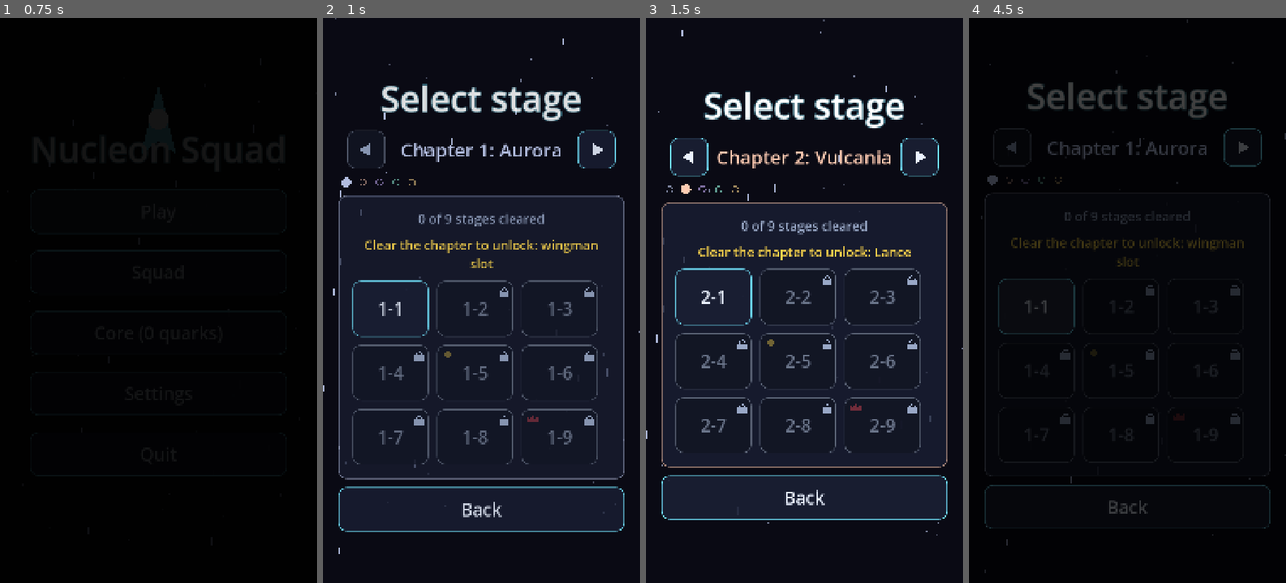
Above: before the commit, frames 1-4 (left to right).
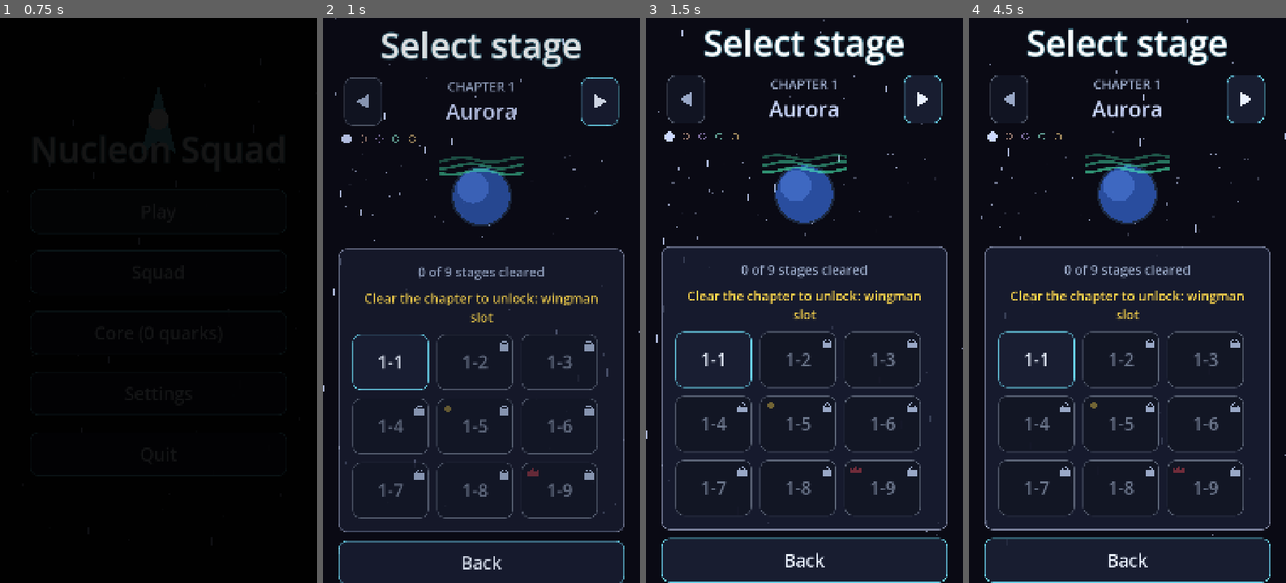
Above: after the commit, the same moments.

Repository: GDPonsoni/Nucleon-Squad-3D
Game: Godot game, scene res://scenes/menu.tscn
The game is run twice, just before and just after one commit, with the same random seed, the same clock (stepped at 60 frames per second) and the same inputs.
Inputs (mouse positions are in pixels of both pictures, inside the frame that each line leads up to):
- Up to frame 1 (0.75 s): click "Play" at 0.5 s
- Up to frame 2 (1 s): no input
- Up to frame 3 (1.5 s): click (918, 147) at 1.27 s
- Up to frame 4 (4.5 s): click (1013, 159) at 2.02 s; click (1244, 97) at 2.77 s; click (1010, 108) at 3.52 s; click (1035, 306) at 4.27 s

Frame 1 is identical in both runs. In frame 2, 23% of the frame differs, in the area x 4-96%, y 2-100%; in frame 3, 32%; in frame 4, 56%, in the area x 3-100%, y 0-100%.

Commit message:
feat(ui): ilustração e gesto por capítulo, vibração e revisão de interface
O seletor ganha uma ilustração animada por capítulo (desenhada por
código), troca de capítulo deslizando o dedo, com animação e vibração
leve, e o nome do capítulo em duas linhas com fonte que encolhe para
caber (o capítulo 4 estourava a tela). Botões afundam ao toque.
Vibração em hit, perda de nave, troca de nave, nível de arma, especial,
chefe destruído e fase concluída, com durações em Params.

As animações de interface ignoram a câmera lenta (a tela de resultado
entrava 3x mais devagar). Os testes headless passam a usar a tela do
S24 em pé (antes era um quadrado de 1920) e o teste de fumaça acusa
qualquer elemento fora da tela, em todas as telas, capítulos e idiomas.

Co-Authored-By: Claude Opus 5.5 <noreply@anthropic.com>

Diff:
--- a/data/i18n/strings.csv
+++ b/data/i18n/strings.csv
@@ -115,7 +115,7 @@
 MINI_5_NAME,Flare,Labareda
 BOSS_5_NAME,Corona,Corona
 PLANET_5_NAME,Eclipse,Eclipse
-STAGE_CHAPTER,Chapter %d: %s,Capítulo %d: %s
+STAGE_CHAPTER,Chapter %d,Capítulo %d
 STAGE_PROGRESS,%d of %d stages cleared,%d de %d fases concluídas
 STAGE_REWARD,Clear the chapter to unlock: %s,Conclua o capítulo para liberar: %s
 STAGE_REWARD_DONE,Chapter reward unlocked: %s,Recompensa do capítulo liberada: %s
--- a/scripts/core/audio.gd
+++ b/scripts/core/audio.gd
@@ -143,7 +143,7 @@
 		play(&"enemy_explode_small")
 
 
-## Vibração curta do aparelho (se ligada nas configurações).
-func vibrate() -> void:
+## Vibração do aparelho (se ligada nas configurações). ms = duração; mais longa = mais forte.
+func vibrate(ms: int = Params.vibration_ms) -> void:
 	if bool(SaveGame.setting("vibration")):
-		Input.vibrate_handheld(Params.vibration_ms)
+		Input.vibrate_handheld(ms)
--- a/scripts/core/game.gd
+++ b/scripts/core/game.gd
@@ -196,6 +196,7 @@
 	_match_over = true
 	pause_menu.disable()
 	Audio.play(&"stage_clear")
+	Audio.vibrate(Params.haptic_stage_clear_ms)
 	var stage: StageData = Session.stage()
 	var first_time: bool = not SaveGame.is_completed(stage.id)
 	var chapter_cleared_before: bool = SaveGame.is_chapter_cleared(Session.planet_index)
@@ -269,6 +270,7 @@
 func _on_boss_killed(killed: Enemy) -> void:
 	state.add_kill(killed.points())
 	Audio.play(&"boss_explode")
+	Audio.vibrate(Params.haptic_boss_kill_ms)
 	context.boss = null
 	hud.set_boss(null, "")
 	for item in enemy_bullets.active.duplicate():
@@ -291,6 +293,7 @@
 
 func _on_body_chosen(index: int) -> void:
 	Audio.play(&"ship_switch")
+	Audio.vibrate(Params.haptic_tick_ms)
 	switcher.forced = false
 	time_controller.forced_slow = false
 	_switch_to(index, Params.switch_invulnerability_seconds)
@@ -318,6 +321,7 @@
 		return
 	state.use_special()
 	Audio.play(&"special_fire")
+	Audio.vibrate(Params.haptic_special_ms)
 	SpecialAttack.trigger(player.body.weapon, player, context, self)
 
 
@@ -333,11 +337,13 @@
 		player.weapon.set_level(state.weapon_levels[state.current])
 		player.pulse_level_up()
 		Audio.play(&"weapon_levelup")
+		Audio.vibrate(Params.haptic_level_up_ms)
 
 
 ## Corpo destruído: explode, o núcleo racha e o jogador escolhe outro corpo vivo.
 func _on_body_destroyed(index: int) -> void:
 	Audio.play(&"body_break")
+	Audio.vibrate(Params.haptic_body_break_ms)
 	Audio.play(&"core_crack")
 	_explode(player.position, Params.ship_size.y * 0.5, state.bodies[index].color)
 	player.clear_body()
--- a/scripts/core/params.gd
+++ b/scripts/core/params.gd
@@ -24,7 +24,20 @@
 	"master": 1.0, "music": 0.7, "sfx": 0.8, "vibration": true, "reduced_effects": false, "language": "auto",
 }
 var languages: PackedStringArray = ["auto", "pt_BR", "en"]
-var vibration_ms: int = 60
+var vibration_ms: int = 60  # levar hit
+var haptic_tick_ms: int = 12  # toque leve: trocar de capítulo, trocar de nave
+var haptic_level_up_ms: int = 25
+var haptic_special_ms: int = 40
+var haptic_body_break_ms: int = 160
+var haptic_boss_kill_ms: int = 220
+var haptic_stage_clear_ms: int = 90
+var button_press_scale: float = 0.94  # botão afunda ao tocar
+var button_press_seconds: float = 0.06
+var swipe_min_distance: float = 140.0  # gesto para trocar de capítulo
+var swipe_max_seconds: float = 0.6
+var stage_slide_offset: float = 260.0  # animação ao trocar de capítulo
+var stage_slide_seconds: float = 0.28
+var chapter_art_size: Vector2 = Vector2(900.0, 300.0)
 var reduced_explosion_shards: int = 5
 var reduced_slowmo_intensity: float = 0.45
 var settings_slider_width: float = 900.0
@@ -66,8 +79,8 @@
 var squad_button_size: Vector2 = Vector2(420.0, 140.0)
 var stage_button_size: Vector2 = Vector2(260.0, 190.0)
 var stage_grid_columns: int = 3  # fases por linha no seletor (9 fases = 3 x 3)
-var stage_chapter_font_size: int = 64
-var stage_chapter_name_width: float = 600.0
+var stage_chapter_font_size: int = 72
+var stage_chapter_name_width: float = 620.0  # o nome encolhe para caber
 var stage_arrow_size: float = 130.0
 var stage_dot_spacing: float = 56.0  # bolinhas indicando o capítulo aberto
 var stage_dot_radius: float = 11.0
--- a/scripts/tools/simulate_stages.gd
+++ b/scripts/tools/simulate_stages.gd
@@ -10,6 +10,8 @@
 func _process(_delta: float) -> bool:
 	if not _started:
 		_started = true
+		# Headless abre uma tela quadrada de 1920; usa a proporção do Galaxy S24 (em pé)
+		root.size = Vector2i(1080, 2340)
 		var runner: Node = load("res://scripts/tools/stage_simulator.gd").new()
 		runner.process_mode = Node.PROCESS_MODE_ALWAYS
 		root.add_child(runner)
--- /dev/null
+++ b/scripts/ui/chapter_art.gd
@@ -0,0 +1,104 @@
+class_name ChapterArt
+extends Control
+## Ilustração animada de cada capítulo, desenhada por código (placeholder até a arte final):
+## Aurora (planeta com auroras), Vulcânia (planeta de lava), Abismo (vórtice violeta),
+## Singularidade (buraco negro com disco) e Eclipse (disco escuro com coroa dourada).
+
+var chapter: int = 0
+var planet: PlanetData
+var _clock: float = 0.0
+var _stars := PackedVector2Array()
+
+
+func _ready() -> void:
+	mouse_filter = Control.MOUSE_FILTER_IGNORE
+	custom_minimum_size = Vector2(Params.chapter_art_size.x, Params.chapter_art_size.y)
+	var rng := RandomNumberGenerator.new()
+	rng.seed = chapter + 7
+	for i in 40:
+		_stars.append(Vector2(rng.randf(), rng.randf()))
+
+
+func _process(delta: float) -> void:
+	_clock += delta
+	queue_redraw()
+
+
+func _draw() -> void:
+	var c: Vector2 = size * 0.5
+	var r: float = minf(size.x, size.y) * 0.32
+	var tint: Color = planet.star_color if planet != null else Color.WHITE
+	for i in _stars.size():
+		var twinkle: float = 0.35 + 0.35 * sin(_clock * 2.0 + i)
+		draw_circle(Vector2(_stars[i].x * size.x, _stars[i].y * size.y), 2.0 + (i % 3), Color(tint, twinkle))
+	match chapter:
+		0: _aurora(c, r)
+		1: _volcanic(c, r)
+		2: _abyss(c, r)
+		3: _singularity(c, r)
+		_: _eclipse(c, r)
+
+
+func _aurora(c: Vector2, r: float) -> void:
+	draw_circle(c, r * 1.08, Color(0.4, 0.7, 1.0, 0.18))
+	draw_circle(c, r, Color(0.16, 0.3, 0.62))
+	draw_circle(c + Vector2(-r * 0.3, -r * 0.3), r * 0.55, Color(0.3, 0.48, 0.85, 0.6))
+	for band in 3:
+		var points := PackedVector2Array()
+		for i in 25:
+			var t: float = float(i) / 24.0
+			var x: float = c.x - r * 1.5 + t * r * 3.0
+			var y: float = c.y - r * (0.85 + band * 0.22) + sin(t * 9.0 + _clock * 1.6 + band) * r * 0.08
+			points.append(Vector2(x, y))
+		draw_polyline(points, Color(0.3, 1.0, 0.75, 0.55 - band * 0.12), r * 0.09, true)
+
+
+func _volcanic(c: Vector2, r: float) -> void:
+	var glow: float = 0.5 + 0.5 * sin(_clock * 2.2)
+	draw_circle(c, r * 1.12, Color(1.0, 0.4, 0.2, 0.12 + 0.08 * glow))
+	draw_circle(c, r, Color(0.35, 0.08, 0.06))
+	for i in 6:
+		var a: float = TAU * i / 6.0 + 0.4
+		var mid: Vector2 = c + Vector2.from_angle(a) * r * 0.45 + Vector2.from_angle(a + 1.3) * r * 0.15
+		draw_polyline(PackedVector2Array([c + Vector2.from_angle(a) * r * 0.1, mid, c + Vector2.from_angle(a + 0.25) * r * 0.92]),
+			Color(1.0, 0.55 + 0.2 * glow, 0.15), r * 0.06)
+	for i in 5:
+		var t: float = fmod(_clock * 0.6 + i * 0.2, 1.0)
+		var a: float = -PI * 0.5 + (i - 2) * 0.35
+		draw_circle(c + Vector2.from_angle(a) * r * (1.0 + t * 0.5), r * 0.05 * (1.0 - t), Color(1.0, 0.6, 0.2, 1.0 - t))
+
+
+func _abyss(c: Vector2, r: float) -> void:
+	for i in 7:
+		var k: float = 1.0 - i / 7.0
+		var spin: float = _clock * (0.4 + i * 0.15)
+		var points := PackedVector2Array()
+		for j in 49:
+			var a: float = TAU * j / 48.0
+			points.append(c + Vector2(cos(a + spin) * r * 1.4 * k, sin(a + spin) * r * 0.75 * k))
+		draw_polyline(points, Color(0.65, 0.4, 1.0, 0.15 + 0.1 * i), 3.0 + i)
+	draw_circle(c, r * 0.22, Color(0.02, 0.0, 0.05))
+
+
+func _singularity(c: Vector2, r: float) -> void:
+	draw_circle(c, r * 1.25, Color(0.4, 1.0, 0.9, 0.06))
+	var points := PackedVector2Array()
+	for j in 65:
+		var a: float = TAU * j / 64.0
+		points.append(c + Vector2(cos(a) * r * 1.5, sin(a) * r * 0.32))
+	var pulse: float = 0.6 + 0.4 * sin(_clock * 3.0)
+	draw_polyline(points, Color(0.5, 1.0, 0.9, 0.5 * pulse), r * 0.16)
+	draw_polyline(points, Color(1.0, 1.0, 1.0, 0.7 * pulse), r * 0.04)
+	draw_circle(c, r * 0.62, Color(0.0, 0.0, 0.0))
+	draw_arc(c, r * 0.66, 0.0, TAU, 48, Color(0.6, 1.0, 0.95, 0.8), 3.0)
+	# Parte de trás do disco passa por cima do buraco (lente gravitacional)
+	draw_arc(c, r * 0.8, PI * 1.08, PI * 1.92, 32, Color(0.5, 1.0, 0.9, 0.45 * pulse), r * 0.08)
+
+
+func _eclipse(c: Vector2, r: float) -> void:
+	for i in 16:
+		var a: float = TAU * i / 16.0 + _clock * 0.25
+		var length: float = r * (1.25 + 0.2 * sin(_clock * 2.0 + i * 1.7))
+		draw_line(c + Vector2.from_angle(a) * r * 0.95, c + Vector2.from_angle(a) * length, Color(1.0, 0.75, 0.3, 0.6), r * 0.07)
+	draw_circle(c, r * 1.05, Color(1.0, 0.85, 0.5, 0.9))
+	draw_circle(c, r * 0.98, Color(0.04, 0.02, 0.01))
--- a/scripts/ui/stage_select.gd
+++ b/scripts/ui/stage_select.gd
@@ -3,11 +3,15 @@
 ## Cada página mostra o nome do capítulo, o progresso, a recompensa por concluí-lo e as
 ## fases numa grade (chefe intermediário e chefe marcados). Fases travadas aparecem
 ## desativadas com cadeado; concluídas, com o recorde.
+## Deslizar o dedo para o lado também troca de capítulo (com animação e vibração curta).
 ## Em build de debug, tocar várias vezes no título libera todas as fases.
 
 var _chapter: int = 0
 var _page: Control
 var _title_taps: int = 0
+var _swipe_start := Vector2.ZERO
+var _swipe_usec: int = -1
+var _slide_from: int = 0  # direção da animação ao trocar de capítulo
 
 
 func _ready() -> void:
@@ -49,6 +53,10 @@
 	column.add_child(title)
 	column.add_child(_chapter_header())
 	column.add_child(_chapter_dots())
+	var art := ChapterArt.new()
+	art.chapter = _chapter
+	art.planet = Session.campaign.planets[_chapter]
+	column.add_child(art)
 	column.add_child(_chapter_panel(_chapter, Session.campaign.planets[_chapter]))
 
 	var back_button := UiFactory.make_button("MENU_BACK")
@@ -64,14 +72,22 @@
 	var previous := _arrow_button(-1)
 	row.add_child(previous)
 	var planet: PlanetData = Session.campaign.planets[_chapter]
+	var names := VBoxContainer.new()
+	names.alignment = BoxContainer.ALIGNMENT_CENTER
+	names.custom_minimum_size.x = Params.stage_chapter_name_width
+	row.add_child(names)
+	var number := UiFactory.make_subtitle("")
+	number.text = (tr("STAGE_CHAPTER") % (_chapter + 1)).to_upper()
+	number.auto_translate_mode = Node.AUTO_TRANSLATE_MODE_DISABLED
+	names.add_child(number)
 	var name_label := Label.new()
-	name_label.text = tr("STAGE_CHAPTER") % [_chapter + 1, tr(planet.name_key)]
+	name_label.text = tr(planet.name_key)
 	name_label.auto_translate_mode = Node.AUTO_TRANSLATE_MODE_DISABLED
 	name_label.horizontal_alignment = HORIZONTAL_ALIGNMENT_CENTER
-	name_label.custom_minimum_size.x = Params.stage_chapter_name_width
 	name_label.add_theme_color_override("font_color", planet.star_color)
-	name_label.add_theme_font_size_override("font_size", Params.stage_chapter_font_size)
-	row.add_child(name_label)
+	name_label.add_theme_font_size_override("font_size", UiFactory.fit_font_size(name_label.text,
+		Params.stage_chapter_name_width, Params.stage_chapter_font_size))
+	names.add_child(name_label)
 	row.add_child(_arrow_button(1))
 	return row
 
@@ -116,9 +132,19 @@
 func _show_chapter(chapter: int) -> void:
 	if chapter < 0 or chapter >= Session.campaign.planets.size():
 		return
+	if chapter == _chapter:
+		return
+	_slide_from = 1 if chapter > _chapter else -1
 	_chapter = chapter
 	Session.browsed_chapter = chapter
 	_build()
+	Audio.vibrate(Params.haptic_tick_ms)
+	# Entra deslizando do lado para onde o dedo foi
+	_page.modulate.a = 0.0
+	_page.position.x = _slide_from * Params.stage_slide_offset
+	var tween := _page.create_tween().set_parallel().set_ease(Tween.EASE_OUT).set_trans(Tween.TRANS_CUBIC)
+	tween.tween_property(_page, "position:x", 0.0, Params.stage_slide_seconds)
+	tween.tween_property(_page, "modulate:a", 1.0, Params.stage_slide_seconds)
 
 
 func _chapter_panel(planet_index: int, planet: PlanetData) -> PanelContainer:
@@ -263,6 +289,25 @@
 		_go_back()
 
 
+## Gesto: deslizar rápido na horizontal troca de capítulo (esquerda = próximo).
+func _input(event: InputEvent) -> void:
+	var touch := event as InputEventScreenTouch
+	if touch == null:
+		return
+	if touch.pressed:
+		_swipe_start = touch.position
+		_swipe_usec = Time.get_ticks_usec()
+		return
+	if _swipe_usec < 0:
+		return
+	var moved: Vector2 = touch.position - _swipe_start
+	var seconds: float = (Time.get_ticks_usec() - _swipe_usec) / 1_000_000.0
+	_swipe_usec = -1
+	if absf(moved.x) >= Params.swipe_min_distance and absf(moved.x) > absf(moved.y) * 1.5 and seconds <= Params.swipe_max_seconds:
+		_show_chapter(_chapter + (1 if moved.x < 0.0 else -1))
+		get_viewport().set_input_as_handled()
+
+
 func _unhandled_input(event: InputEvent) -> void:
 	if event.is_action_pressed("ui_cancel"):
 		_go_back()
--- a/scripts/ui/ui_factory.gd
+++ b/scripts/ui/ui_factory.gd
@@ -38,7 +38,28 @@
 	# Sem contorno de foco ao tocar
 	button.focus_mode = Control.FOCUS_NONE
 	button.pressed.connect(Audio.ui_press.bind(text_key))
+	_add_press_feedback(button)
 	return button
+
+
+## Botão afunda um pouco ao ser tocado e volta ao soltar (resposta visual imediata).
+static func _add_press_feedback(button: Button) -> void:
+	button.resized.connect(func() -> void: button.pivot_offset = button.size * 0.5)
+	button.button_down.connect(func() -> void:
+		if not button.disabled:
+			button.create_tween().set_ignore_time_scale(true).tween_property(button, "scale", Vector2.ONE * Params.button_press_scale, Params.button_press_seconds))
+	button.button_up.connect(func() -> void:
+		button.create_tween().set_ignore_time_scale(true).set_trans(Tween.TRANS_BACK).set_ease(Tween.EASE_OUT) \
+			.tween_property(button, "scale", Vector2.ONE, Params.button_press_seconds * 2.0))
+
+
+## Maior tamanho de fonte (até max_size) em que o texto cabe na largura.
+static func fit_font_size(text: String, width: float, max_size: int) -> int:
+	var font: Font = UiTheme.get_theme().default_font if UiTheme.get_theme().default_font != null else ThemeDB.fallback_font
+	var font_size: int = max_size
+	while font_size > 24 and font.get_string_size(text, HORIZONTAL_ALIGNMENT_LEFT, -1, font_size).x > width:
+		font_size -= 2
+	return font_size
 
 
 ## Painel translúcido com cantos arredondados envolvendo o conteúdo.
@@ -78,6 +99,7 @@
 static func animate_in(node: Control) -> void:
 	node.modulate.a = 0.0
 	node.position.y += Params.ui_enter_offset
-	var tween := node.create_tween().set_parallel().set_ease(Tween.EASE_OUT).set_trans(Tween.TRANS_CUBIC)
+	# Tempo real: na câmera lenta (ex.: fim de fase sem o dedo na tela) não fica lenta
+	var tween := node.create_tween().set_parallel().set_ease(Tween.EASE_OUT).set_trans(Tween.TRANS_CUBIC).set_ignore_time_scale(true)
 	tween.tween_property(node, "modulate:a", 1.0, Params.ui_enter_seconds)
 	tween.tween_property(node, "position:y", node.position.y - Params.ui_enter_offset, Params.ui_enter_seconds)
--- a/tests/run_tests.gd
+++ b/tests/run_tests.gd
@@ -10,6 +10,8 @@
 func _process(_delta: float) -> bool:
 	if not _started:
 		_started = true
+		# Headless abre uma tela quadrada de 1920; usa a proporção do Galaxy S24 (em pé)
+		root.size = Vector2i(1080, 2340)
 		var suite: Node = load("res://tests/test_suite.gd").new()
 		root.add_child(suite)
 	return false
--- a/tests/ui_smoke.gd
+++ b/tests/ui_smoke.gd
@@ -13,6 +13,7 @@
 	SaveGame.persistent = false
 	SaveGame.unlock_everything = true
 	var failures: int = 0
+	var overflow: int = 0
 	for path in SCENES:
 		var packed := load(path) as PackedScene
 		if packed == null:
@@ -26,8 +27,29 @@
 			printerr("[smoke] %s %s" % [path, language])
 			var scene: Node = packed.instantiate()
 			get_tree().root.add_child(scene)
-			for i in 20:
+			# Espera em tempo real: as animações de entrada duram ~0,45 s
+			await get_tree().create_timer(0.8, true, false, true).timeout
+			overflow += _check_overflow(scene, "%s %s" % [path.get_file(), language])
+			if scene.has_method("_finish_stage_clear"):
+				var pause: PauseMenu = scene.get("pause_menu")
+				pause.open()
 				await get_tree().process_frame
+				overflow += _check_overflow(pause, "pausa %s" % language)
+				pause.call("_open_settings")
+				for i in 3:
+					await get_tree().process_frame
+				overflow += _check_overflow(pause, "configurações na pausa %s" % language)
+				pause.close()
+				scene.call("_finish_stage_clear")
+				await get_tree().create_timer(0.8, true, false, true).timeout
+				overflow += _check_overflow(scene.get("results_menu"), "resultado %s" % language)
+				get_tree().paused = false
+			# Seletor: confere cada capítulo
+			if scene.has_method("_show_chapter"):
+				for c in Session.campaign.planets.size():
+					scene.call("_show_chapter", c)
+					await get_tree().create_timer(0.5, true, false, true).timeout
+					overflow += _check_overflow(scene, "stage_select cap %d %s" % [c + 1, language])
 			scene.queue_free()
 			await get_tree().process_frame
 	# Painel de configurações: mexe em tudo
@@ -41,5 +63,32 @@
 		await get_tree().process_frame
 		await get_tree().process_frame
 	panel.queue_free()
-	print("ui_smoke: %d telas, %d falhas de carga" % [SCENES.size() * 2, failures])
-	get_tree().quit(1 if failures > 0 else 0)
+	print("ui_smoke: %d telas, %d falhas de carga, %d elementos fora da tela" % [SCENES.size() * 2, failures, overflow])
+	get_tree().quit(1 if failures + overflow > 0 else 0)
+
+
+## Elementos visíveis que passam das laterais da tela (texto grande demais, por exemplo).
+func _check_overflow(root: Node, label: String) -> int:
+	var width: float = get_viewport().get_visible_rect().size.x
+	var count: int = 0
+	for node in root.find_children("*", "Control", true, false):
+		var control := node as Control
+		if not control.is_visible_in_tree() or control.size.x <= 0.0:
+			continue
+		var rect: Rect2 = control.get_global_rect()
+		var height: float = get_viewport().get_visible_rect().size.y
+		var scrolled: bool = _inside_scroll(control)
+		if rect.position.x < -2.0 or rect.end.x > width + 2.0 or (not scrolled and (rect.position.y < -2.0 or rect.end.y > height + 2.0)):
+			count += 1
+			if count <= 4:
+				printerr("FORA DA TELA [%s] %s (%s) x=%d..%d y=%d..%d" % [label, control.name, control.get_class(), rect.position.x, rect.end.x, rect.position.y, rect.end.y])
+	return count
+
+
+func _inside_scroll(control: Node) -> bool:
+	var node: Node = control.get_parent()
+	while node != null:
+		if node is ScrollContainer:
+			return true
+		node = node.get_parent()
+	return false
--- a/tests/ui_smoke_run.gd
+++ b/tests/ui_smoke_run.gd
@@ -7,5 +7,7 @@
 func _process(_delta: float) -> bool:
 	if not _started:
 		_started = true
+		# Headless abre uma tela quadrada de 1920; usa a proporção do Galaxy S24 (em pé)
+		root.size = Vector2i(1080, 2340)
 		root.add_child(load("res://tests/ui_smoke.gd").new())
 	return false
Not shown, added: scripts/ui/chapter_art.gd.uid
